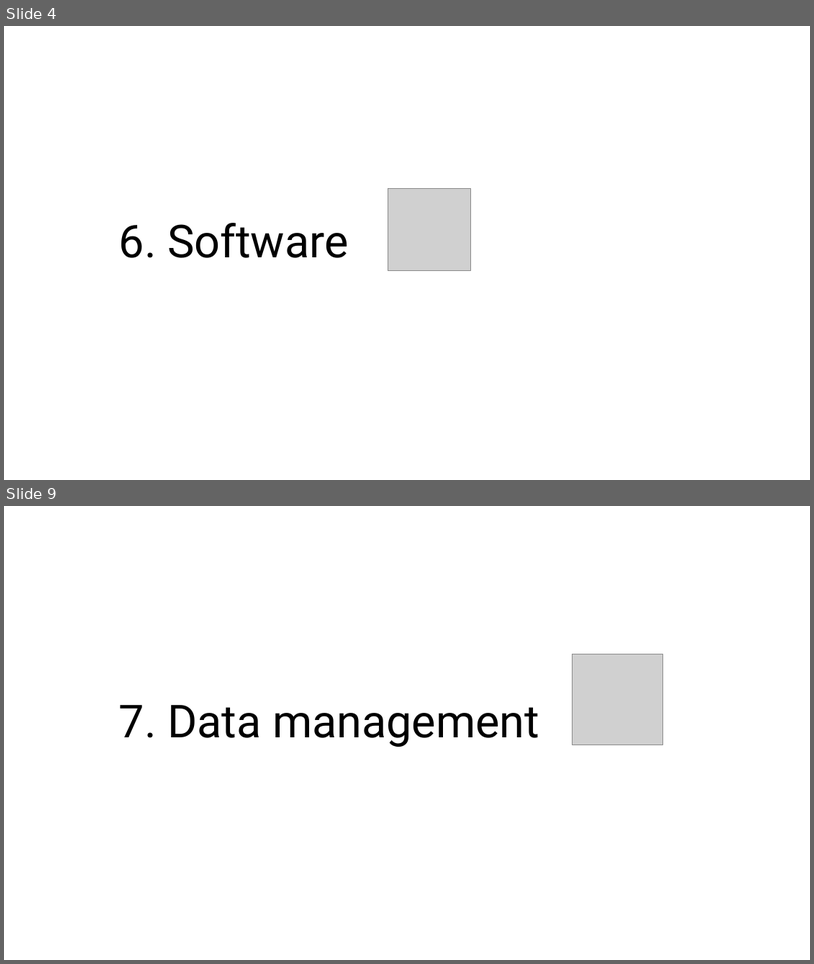
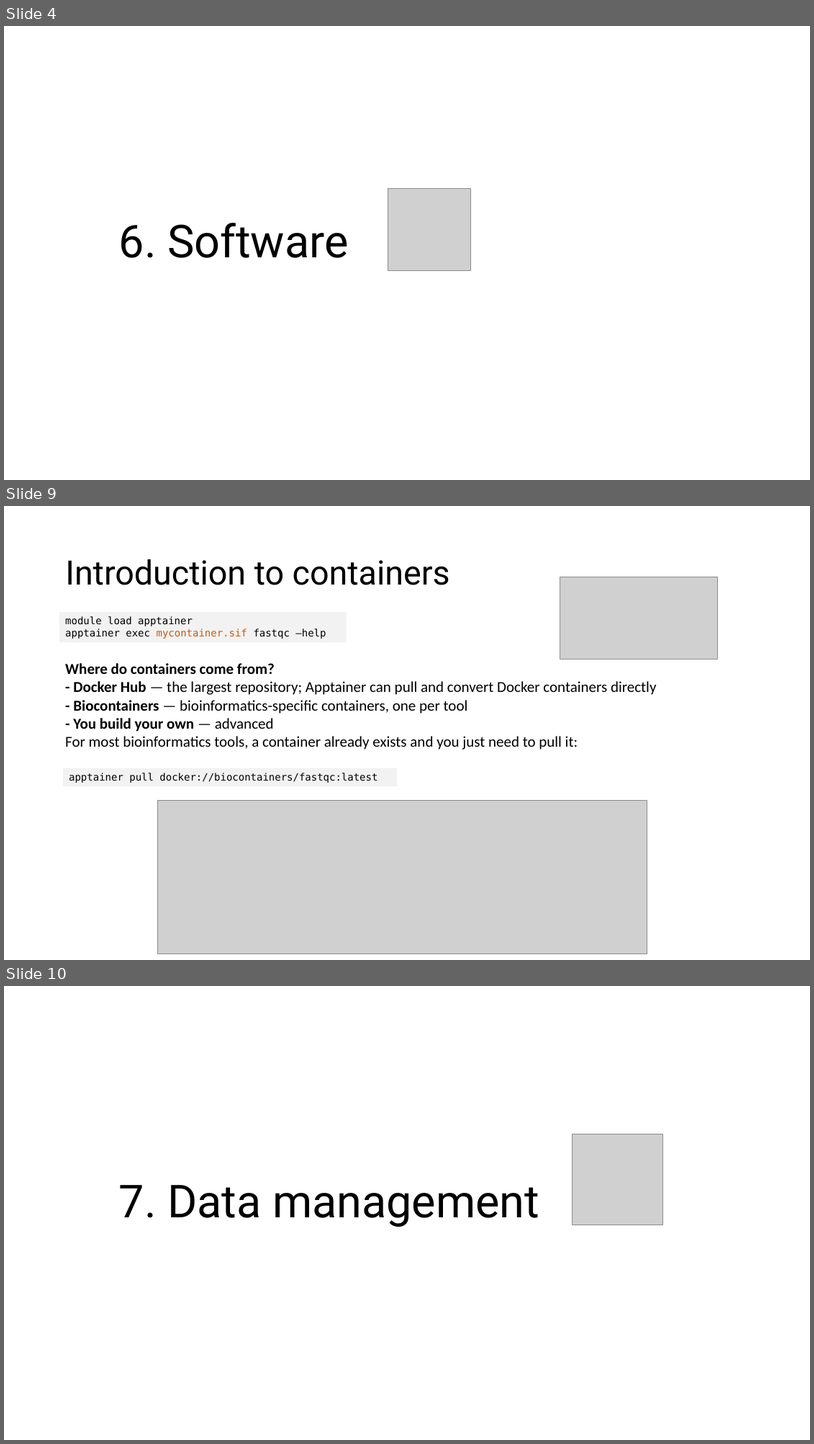
Before and after one commit to hurwitzlab/brc_hazel_training, a slide deck: slides/brc_hazel_week_d4.pptx. Shown one above the other, each under a label of ours: slides 4 and 9 before the commit, slides 4, 9 and 10 after it; the slides between them are not shown. The pictures are 814x964 and 814x1444 pixels, drawn with LibreOffice and Linux fonts; fonts in the diff are those of the drawing; grey boxes stand for pictures. Boxes give left, top, right and bottom in pixels: in the first picture for what was removed or moved away, otherwise in the second. Text is boxed around its words. In the diff, an @@ line names an element or a change of style, - is before the commit and + after.

```diff
--- a/slides/brc_hazel_week_d4.pptx
+++ b/slides/brc_hazel_week_d4.pptx
@@ slide 9 added at [4,506,810,960], background #FFFFFF @@
@@ title added at [65,559,450,585], 40 pt, text #000000 @@
+Introduction to containers
@@ picture added at [561,577,718,659] @@
@@ rectangle added at [59,612,347,642], fill #F2F2F2, 12 pt, text #000000 @@
+module load apptainer
+apptainer exec mycontainer.sif fastqc –help
@@ text added at [65,663,656,749], 18 pt, text #000000 @@
+Where do containers come from?
+- Docker Hub — the largest repository; Apptainer can pull and convert Docker containers directly
+- Biocontainers — bioinformatics-specific containers, one per tool
+- You build your own — advanced
+For most bioinformatics tools, a container already exists and you just need to pull it:
@@ rectangle added at [63,768,397,786], fill #F2F2F2, 12 pt, text #000000 @@
+apptainer pull docker://biocontainers/fastqc:latest
@@ picture added at [157,800,648,954] @@
@@ what was slide 9 is now slide 10 @@
```
Also in this commit, not shown: 4 slides changed.
